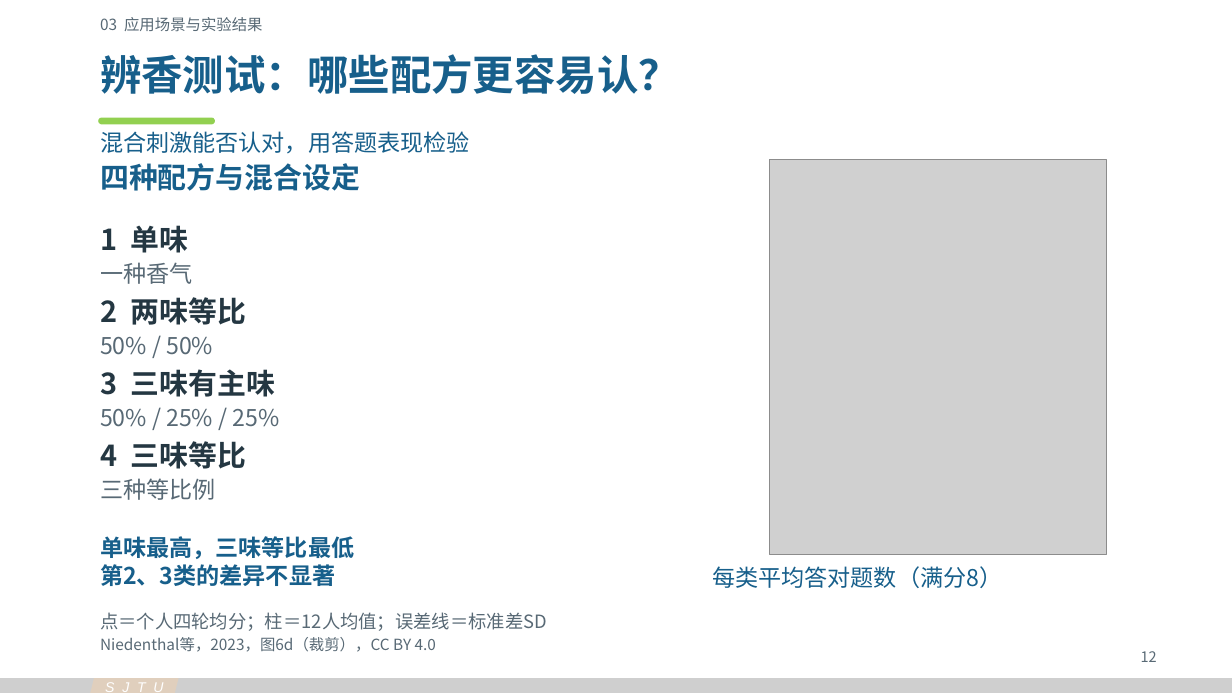
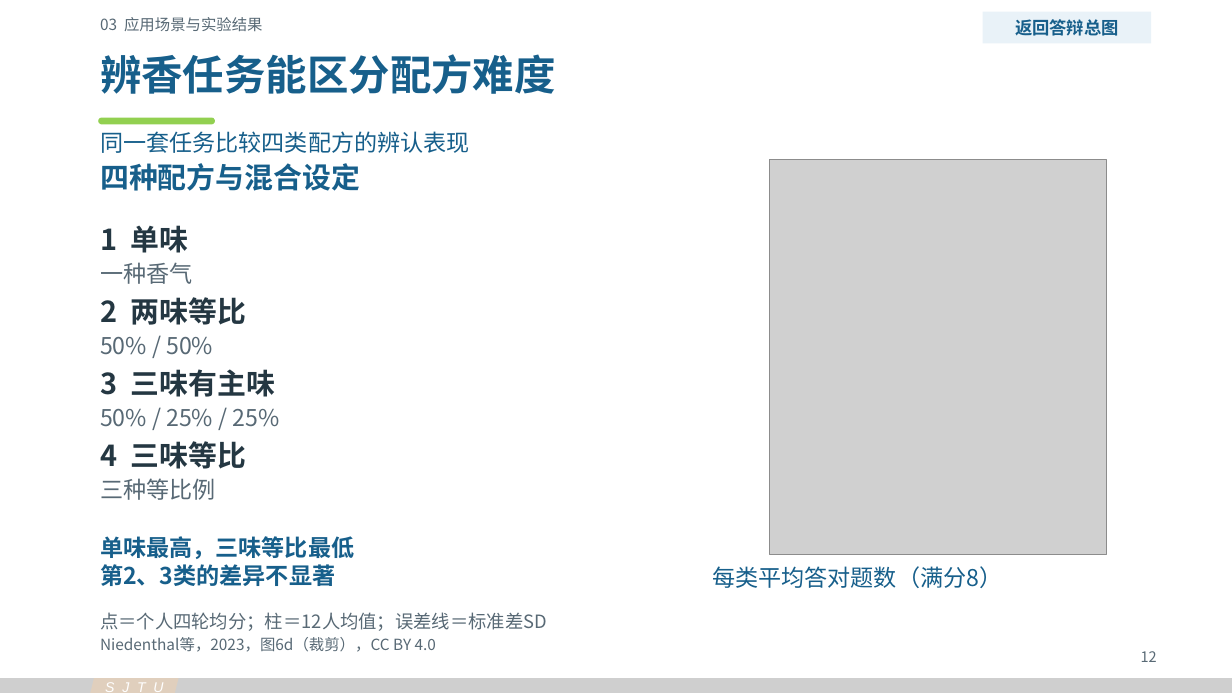
Before and after one commit to Cyh29hao/sjtu-olfaction-vr-2026, a slide deck: slide 12 of release/v3/olfaction-vr-v3.pptx. Drawn at 1232x693 pixels with LibreOffice and Linux fonts; fonts in the diff are those of the drawing; grey boxes stand for pictures. Boxes give left, top, right and bottom in pixels: in the first picture for what was removed or moved away, otherwise in the second. Text is boxed around its words. In the diff, an @@ line names an element or a change of style, - is before the commit and + after.

```diff
--- a/release/v3/olfaction-vr-v3.pptx
+++ b/release/v3/olfaction-vr-v3.pptx
@@ rectangle added at [983, 11, 1152, 43], fill #E9F2F8, 13.5 pt, text #175F8B, bold @@
+返回答辩总图
@@ text at [100, 54, 556, 94]: text changed @@
-辨香测试：哪些配方更容易认？
+辨香任务能区分配方难度
@@ text at [100, 131, 470, 153]: text changed @@
-混合刺激能否认对，用答题表现检验
+同一套任务比较四类配方的辨认表现
```
Also in this commit, not shown: 9 other slides changed, 1 slide added, 1 slide removed, 46 other files.
